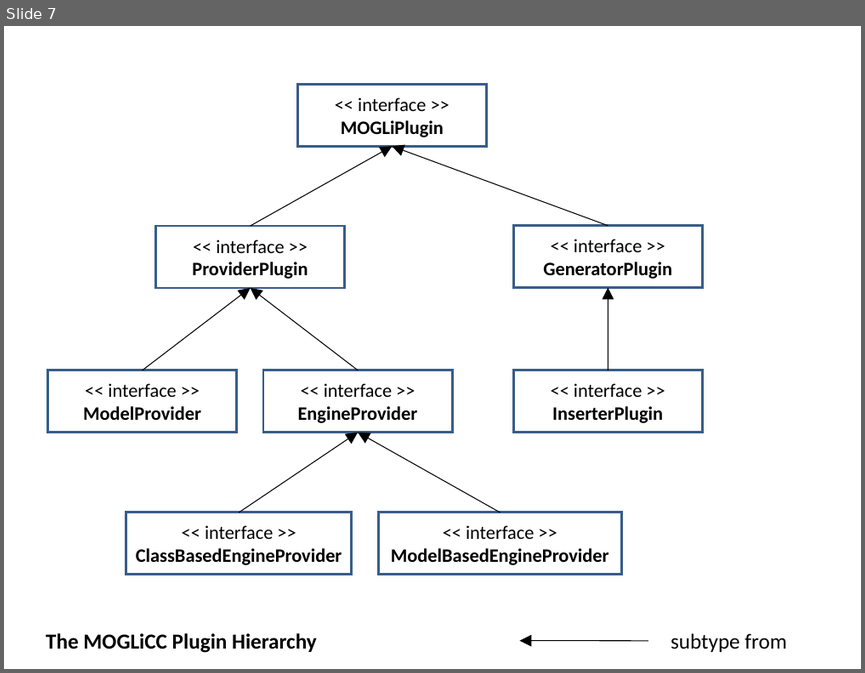
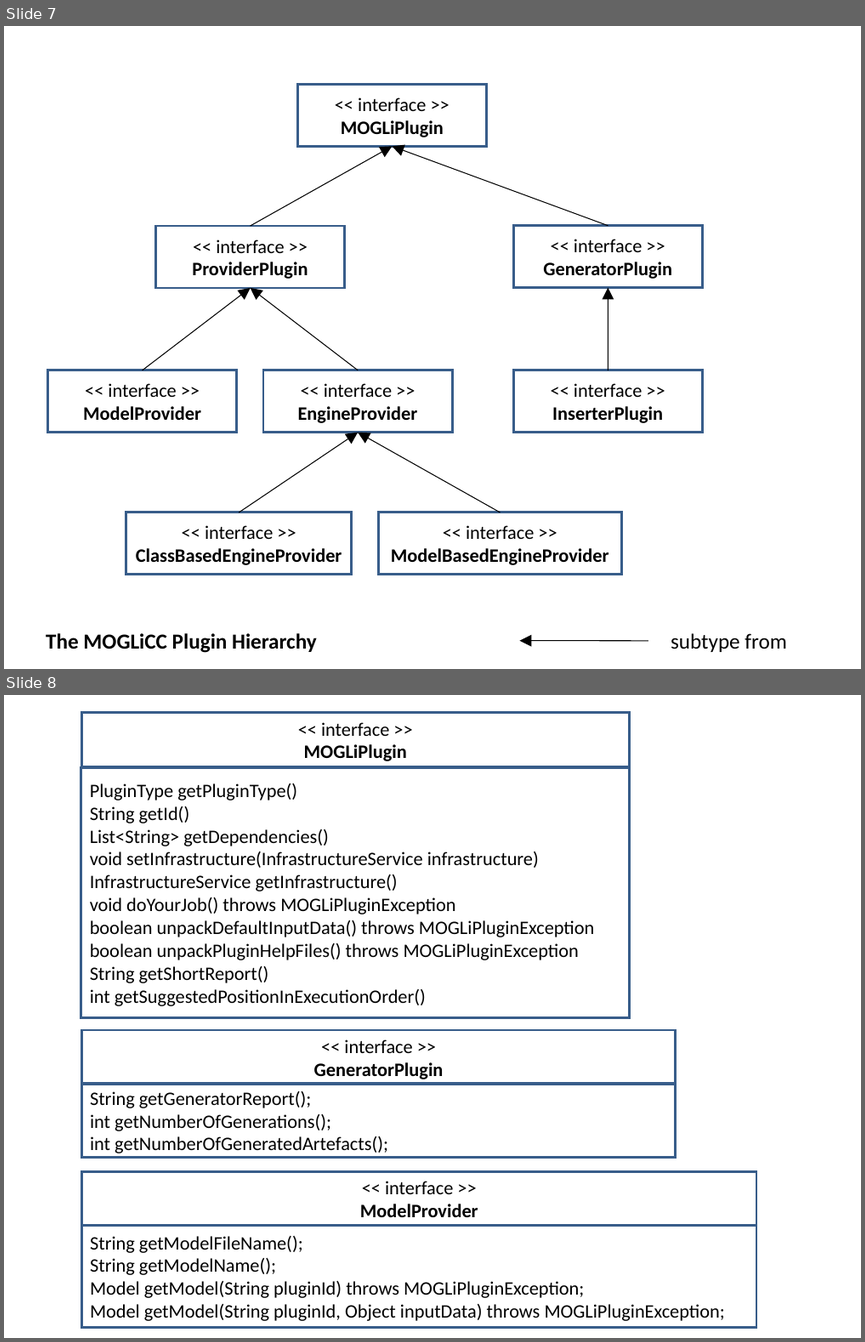
Before and after one commit to iks-gmbh-tools/MOGLiCodeCreator, a slide deck: application/arcPictures/Views.ppt. Shown one above the other, each under a label of ours: slide 7 before the commit, slides 7 and 8 after it. The pictures are 865x673 and 865x1342 pixels, drawn with LibreOffice and Linux fonts; fonts in the diff are those of the drawing. Boxes give left, top, right and bottom in pixels: in the first picture for what was removed or moved away, otherwise in the second. Text is boxed around its words. In the diff, an @@ line names an element or a change of style, - is before the commit and + after.

```diff
--- a/application/arcPictures/Views.ppt
+++ b/application/arcPictures/Views.ppt
@@ slide 8 added at bbox=[4, 695, 861, 1338], background #FFFFFF @@
@@ rectangle added at bbox=[81, 713, 629, 767], outline #385D8A 2.01 pt, 16 pt, text #000000 @@
+<< interface >>
+MOGLiPlugin
@@ rectangle added at bbox=[81, 768, 630, 1018], outline #385D8A 2.01 pt, 16 pt, text #000000 @@
+PluginType getPluginType()
+String getId()
+List<String> getDependencies()
+void setInfrastructure(InfrastructureService infrastructure)
+InfrastructureService getInfrastructure()
+void doYourJob() throws MOGLiPluginException
+boolean unpackDefaultInputData() throws MOGLiPluginException
+boolean unpackPluginHelpFiles() throws MOGLiPluginException
+String getShortReport()
+int getSuggestedPositionInExecutionOrder()
@@ rectangle added at bbox=[82, 1030, 676, 1084], outline #385D8A 2.01 pt, 16 pt, text #000000, bold @@
+<< interface >>
+GeneratorPlugin
@@ rectangle added at bbox=[81, 1083, 675, 1157], outline #385D8A 2.01 pt, 16 pt, text #000000 @@
+String getGeneratorReport();
+int getNumberOfGenerations();
+int getNumberOfGeneratedArtefacts();
@@ rectangle added at bbox=[82, 1171, 756, 1225], outline #385D8A 2.01 pt, 16 pt, text #000000 @@
+<< interface >>
+ModelProvider
@@ rectangle added at bbox=[81, 1225, 756, 1327], outline #385D8A 2.01 pt, 16 pt, text #000000 @@
+String getModelFileName();
+String getModelName();
+Model getModel(String pluginId) throws MOGLiPluginException;
+Model getModel(String pluginId, Object inputData) throws MOGLiPluginException;
```
Also in this commit, not shown: 1 other file.
